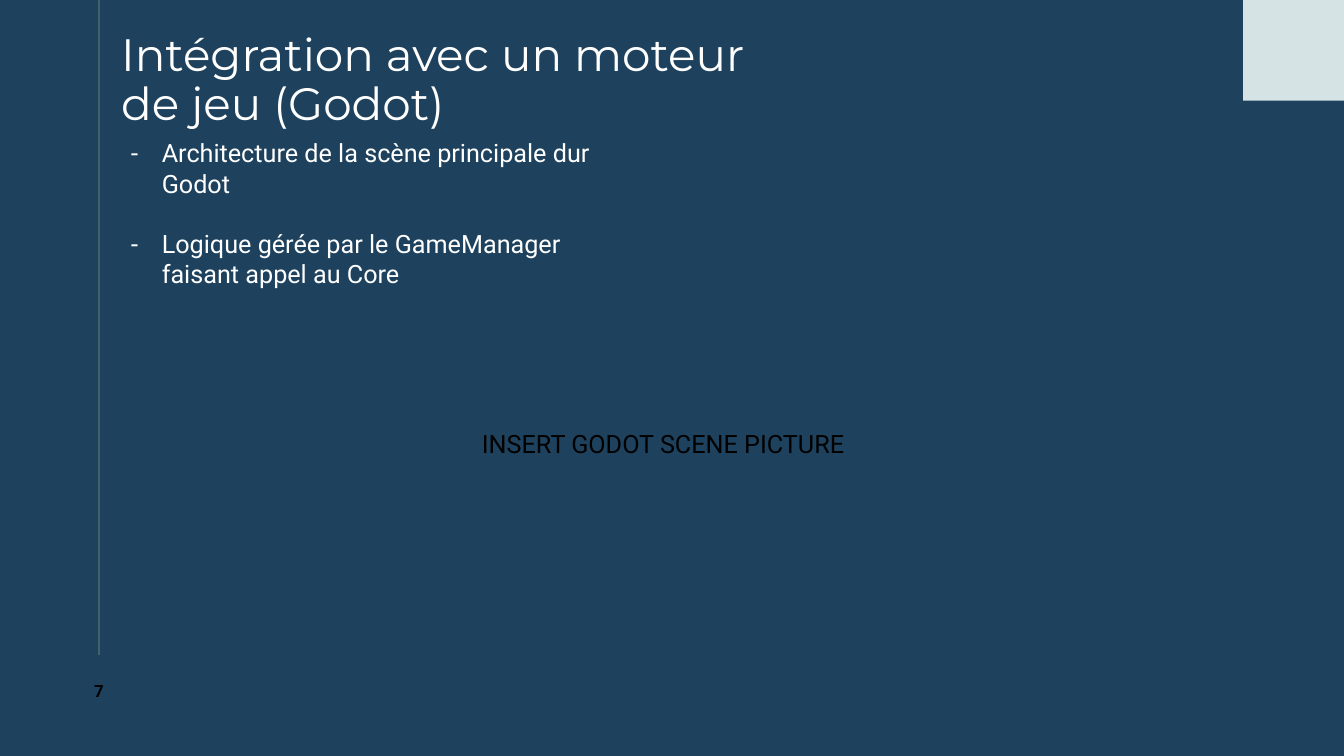
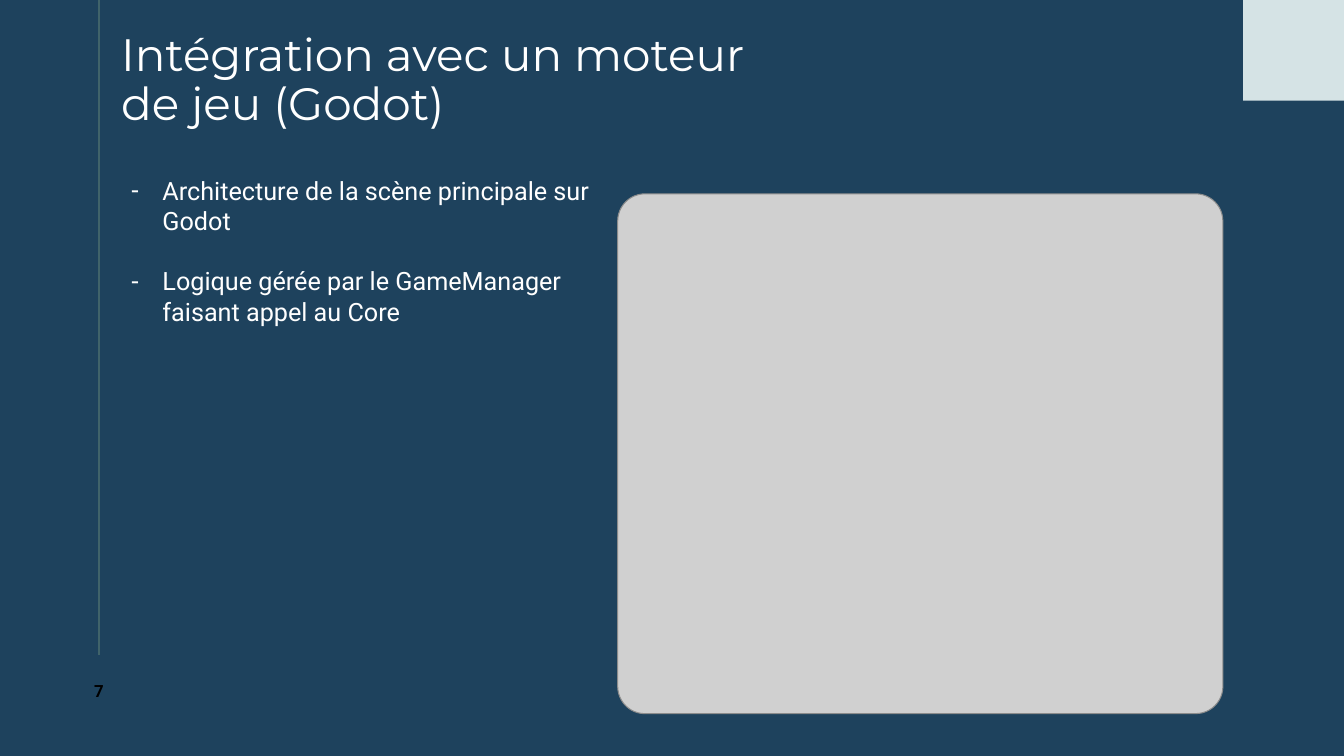
Before and after one commit to xaxam2001/Snake, a slide deck: slide 7 of Snake game.pptx. Drawn at 1344x756 pixels with LibreOffice and Linux fonts; fonts in the diff are those of the drawing; grey boxes stand for pictures. Boxes give left, top, right and bottom in pixels: in the first picture for what was removed or moved away, otherwise in the second. Text is boxed around its words. In the diff, an @@ line names an element or a change of style, - is before the commit and + after.

```diff
--- a/Snake game.pptx
+++ b/Snake game.pptx
@@ text "Architecture de la scène principale ...": place and size @@
-text "Architecture de la scène principale ..." at <box>162,143,590,288</box>
+text "Architecture de la scène principale ..." at <box>162,181,588,326</box>
@@ text at <box>162,181,588,231</box>: text changed @@
-– Architecture de la scène principale dur Godot
+– Architecture de la scène principale sur Godot
@@ picture added at <box>618,194,1223,714</box> @@
@@ text removed at <box>482,435,844,453</box> @@
-INSERT GODOT SCENE PICTURE
```
Also in this commit, not shown: 6 other slides changed.
